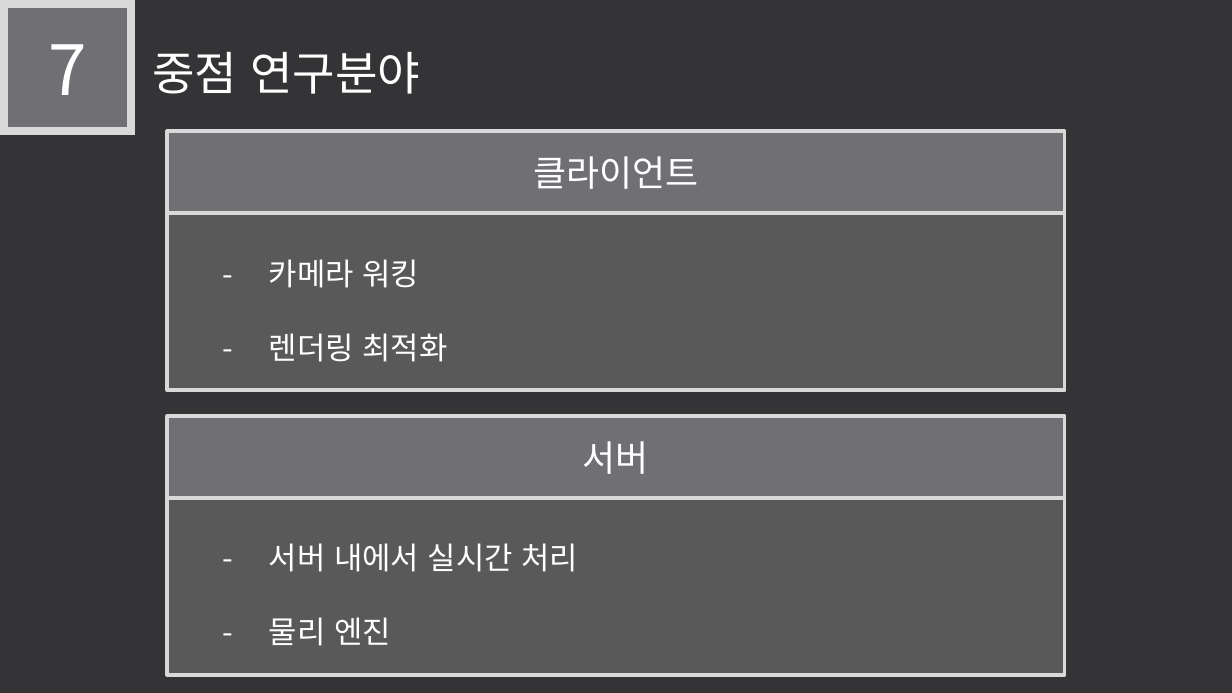
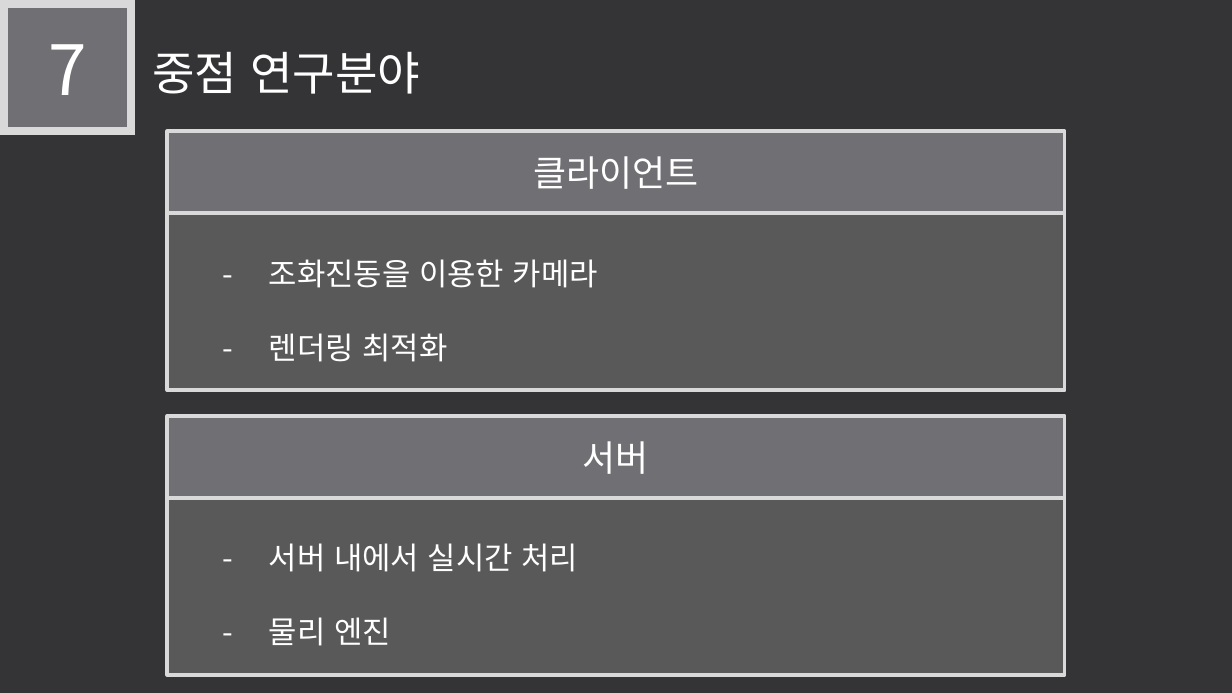
Before and after one commit to LEGO0937/Our_Project, a slide deck: slide 13 of 기획단계/졸작 제안서_α.pptx. Drawn at 1232x693 pixels with LibreOffice and Linux fonts; fonts in the diff are those of the drawing. Boxes give left, top, right and bottom in pixels: in the first picture for what was removed or moved away, otherwise in the second. Text is boxed around its words. In the diff, an @@ line names an element or a change of style, - is before the commit and + after.

```diff
--- a/기획단계/졸작 제안서_α.pptx
+++ b/기획단계/졸작 제안서_α.pptx
@@ text in rectangle at [269, 259, 598, 288]: text changed @@
-- 카메라 워킹
+- 조화진동을 이용한 카메라
```
Also in this commit, not shown: 3 other slides changed.
